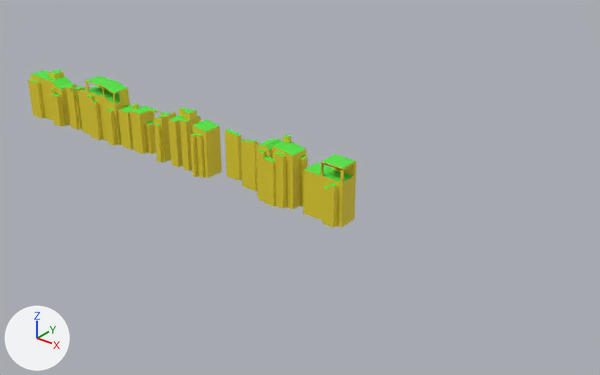
One commit to the FBX model Assets/Models/LevelModels/GameProjectMap1.fbx: the scene before it, then after it.
The view is the same before and after, from a camera (50 mm lens) standing at (331.0, -216.0, 142.0) and looking at (151.0, 9.0, 2.0). Lighting does not change. The marker at lower left points along +X, +Y and +Z. Where no turn or scale is listed for an object, it has been applied to the vertices.
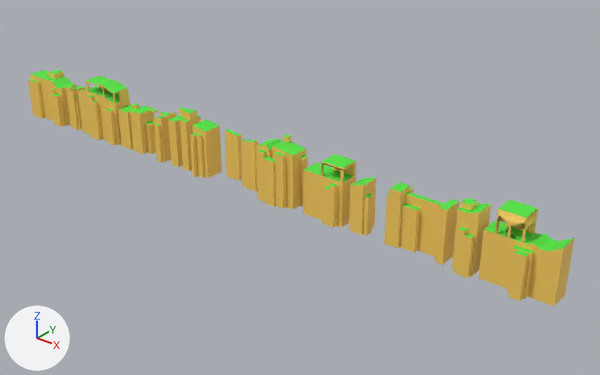
The change, as a list of edits to the scene's bpy script:
```text
Change mat_material:
    mat_material.base_color: (0.8, 0.654, 0.0249) -> (0.97, 0.63, 0.114)  # yellow #e7d32c -> yellow #fcd05f
Add me_cube_029:
    me_cube_029.from_pydata([(1.8, 4.0, 0.0), (1.8, -4.0, 0.0), (-1.2, -4.0, 0.0), (-1.2, 4.0, 0.0), (1.8, 4.0, 20.2), (1.8, -4.0, 20.2), (-1.2, -4.0, 20.2), (-1.2, 4.0, 20.2)], [], [(0, 1, 2, 3), (4, 7, 6, 5), (0, 4, 5, 1), (1, 5, 6, 2), (2, 6, 7, 3), (4, 0, 3, 7)])
    for i in [1]: me_cube_029.polygons[i].material_index = 1
    me_cube_029.materials.append(mat_material)  # yellow #fcd05f
    me_cube_029.materials.append(mat_material_001)  # green #54e740
Add me_cube_037:
    me_cube_037.from_pydata([(2.9, 1.0, 0.0), (2.9, -1.0, 0.0), (-0.7, -1.0, 0.0), (-0.7, 1.0, 0.0), (2.9, 1.0, 15.7), (2.9, -1.0, 15.7), (-0.7, -1.0, 15.7), (-0.7, 1.0, 15.7)], [], [(0, 1, 2, 3), (4, 7, 6, 5), (0, 4, 5, 1), (1, 5, 6, 2), (2, 6, 7, 3), (4, 0, 3, 7)])
    for i in [1]: me_cube_037.polygons[i].material_index = 1
    me_cube_037.materials.append(mat_material)  # yellow #fcd05f
    me_cube_037.materials.append(mat_material_001)  # green #54e740
Add me_cube_036:
    me_cube_036.from_pydata([(4.8, 1.0, 0.0), (4.8, -1.0, 0.0), (-1.2, -1.0, 0.0), (-1.2, 1.0, 0.0), (4.8, 1.0, 16.0), (4.8, -1.0, 16.0), (-1.2, -1.0, 16.0), (-1.2, 1.0, 16.0)], [], [(0, 1, 2, 3), (4, 7, 6, 5), (0, 4, 5, 1), (1, 5, 6, 2), (2, 6, 7, 3), (4, 0, 3, 7)])
    for i in [1]: me_cube_036.polygons[i].material_index = 1
    me_cube_036.materials.append(mat_material)  # yellow #fcd05f
    me_cube_036.materials.append(mat_material_001)  # green #54e740
Add me_cube_025:
    me_cube_025.from_pydata([(1.8, 4.0, 0.0), (1.8, -4.0, 0.0), (-2.7, -4.0, 0.0), (-2.7, 4.0, 0.0), (1.7, 4.0, 19.0), (1.7, -4.0, 19.0), (-2.6, -4.0, 17.6), (-2.6, 4.0, 17.6), (2.8, 4.0, 0.0), (2.8, -4.0, 0.0), (2.7, 4.0, 19.0), (2.7, -4.0, 19.0)], [], [(0, 1, 2, 3), (4, 7, 6, 5), (4, 5, 11, 10), (1, 5, 6, 2), (2, 6, 7, 3), (4, 0, 3, 7), (8, 10, 11, 9), (5, 1, 9, 11), (0, 4, 10, 8), (1, 0, 8, 9)])
    for i in [1, 2]: me_cube_025.polygons[i].material_index = 1
    me_cube_025.materials.append(mat_material)  # yellow #fcd05f
    me_cube_025.materials.append(mat_material_001)  # green #54e740
Add me_cube_028:
    me_cube_028.from_pydata([(11.7, 1.0, 0.0), (11.7, -1.0, 0.0), (-3.5, -1.0, 0.0), (-3.5, 1.0, 0.0), (11.7, 1.0, 19.5), (11.7, -1.0, 19.5), (-3.5, -1.0, 19.5), (-3.5, 1.0, 19.5)], [], [(0, 1, 2, 3), (4, 7, 6, 5), (0, 4, 5, 1), (1, 5, 6, 2), (2, 6, 7, 3), (4, 0, 3, 7)])
    for i in [1]: me_cube_028.polygons[i].material_index = 1
    me_cube_028.materials.append(mat_material)  # yellow #fcd05f
    me_cube_028.materials.append(mat_material_001)  # green #54e740
Add me_cube_035:
    me_cube_035.from_pydata([(-0.61, 1.46, 0.0), (1.14, 1.46, 0.0), (1.14, -1.79, 0.0), (-0.61, -1.79, 0.0), (-0.61, 1.46, 14.63), (1.14, 1.46, 14.63), (1.14, -1.79, 14.63), (-0.61, -1.79, 14.63)], [], [(0, 1, 2, 3), (4, 7, 6, 5), (0, 4, 5, 1), (1, 5, 6, 2), (2, 6, 7, 3), (4, 0, 3, 7)])
    for i in [1]: me_cube_035.polygons[i].material_index = 1
    me_cube_035.materials.append(mat_material)  # yellow #fcd05f
    me_cube_035.materials.append(mat_material_001)  # green #54e740
Add ob_cube_026:
    ob_cube_026 = bpy.data.objects.new('Cube.026', me_cube_027)  # 18 vertices, 15 faces; spans x -2.8..2.7, y -4.0..4.0, z 0.0..21.3; in mat_material (yellow #fcd05f), mat_material_001 (green #54e740)
    ob_cube_026.location = (201.3, 0.0, 0.0)
Add ob_cube_028:
    ob_cube_028 = bpy.data.objects.new('Cube.028', me_cube_029)
    ob_cube_028.location = (219.5, 0.0, 0.0)
Add ob_cube_035:
    ob_cube_035 = bpy.data.objects.new('Cube.035', me_cube_037)
    ob_cube_035.location = (247.4, -6.9, 0.0)
Add ob_cube_031:
    ob_cube_031 = bpy.data.objects.new('Cube.031', me_cube_032)  # 70 vertices, 71 faces; spans x 1.5..27.0, y -4.0..4.0, z 0.0..26.2; in mat_material (yellow #fcd05f), mat_material_001 (green #54e740)
    ob_cube_031.location = (232.8, 0.0, 0.0)
Add ob_cube_034:
    ob_cube_034 = bpy.data.objects.new('Cube.034', me_cube_036)
    ob_cube_034.location = (246.4, -5.0, 0.0)
Add ob_cube_025:
    ob_cube_025 = bpy.data.objects.new('Cube.025', me_cube_025)
    ob_cube_025.location = (186.3, 0.0, 0.0)
Add ob_cube_027:
    ob_cube_027 = bpy.data.objects.new('Cube.027', me_cube_028)
    ob_cube_027.location = (207.4, 0.0, 0.0)
Add ob_cube_030:
    ob_cube_030 = bpy.data.objects.new('Cube.030', me_cube_036.copy())
    ob_cube_030.location = (205.0, -1.8, 0.0)
Add ob_cube_032:
    ob_cube_032 = bpy.data.objects.new('Cube.032', me_cube_034)  # 14 vertices, 11 faces; spans x -1.5..3.4, y -1.0..0.9, z 0.0..16.2; in mat_material (yellow #fcd05f), mat_material_001 (green #54e740)
    ob_cube_032.location = (228.3, -5.0, 0.0)
Add ob_cube_033:
    ob_cube_033 = bpy.data.objects.new('Cube.033', me_cube_035)
    ob_cube_033.location = (189.6, -1.5, 0.0)
Add ob_cube_029:
    ob_cube_029 = bpy.data.objects.new('Cube.029', me_cube_030)  # 20 vertices, 16 faces; spans x -0.4..7.1, y -4.0..4.0, z 0.0..23.4; in mat_material (yellow #fcd05f), mat_material_001 (green #54e740)
    ob_cube_029.location = (225.2, 0.0, 0.0)
```

Location of each change, [x1, y1, x2, y2] in pixels of the pictures (600 x 375 px):
'Cube.031', added
    after: [478, 200, 574, 306]
'Cube.021', recoloured
    both: [303, 160, 356, 228]
'Cube', recoloured
    both: [28, 70, 76, 127]
'Cube.003', recoloured
    both: [78, 79, 130, 145]
'Cube.022', recoloured
    both: [257, 150, 286, 209]
'Cube.029', added
    after: [452, 198, 491, 276]
'Cube.027', added (yellow)
    after: [405, 192, 445, 257]
'Cube.009', recoloured
    both: [130, 107, 176, 162]
'Cube.020', recoloured
    both: [272, 134, 306, 209]
'Cube.028', added
    after: [435, 199, 460, 265]
'Cube.013', recoloured
    both: [192, 121, 222, 178]
'Cube.026', added (yellow)
    after: [384, 182, 413, 248]
'Cube.025', added (yellow)
    after: [349, 177, 376, 235]
'Cube.030', added (yellow)
    after: [399, 203, 420, 252]
'Cube.032', added (yellow)
    after: [454, 227, 475, 278]
'Cube.015', recoloured
    both: [241, 139, 258, 191]
'Cube.014', recoloured
    both: [225, 129, 242, 181]
'Cube.012', recoloured
    both: [180, 109, 201, 171]
'Cube.035', added (yellow)
    after: [509, 250, 528, 301]
'Cube.011', recoloured
    both: [168, 107, 187, 167]
'Cube.024', recoloured
    both: [323, 183, 338, 228]
'Cube.018', recoloured
    both: [190, 133, 205, 178]
'Cube.005', recoloured
    both: [86, 95, 102, 140]
'Cube.001', recoloured
    both: [118, 105, 134, 150]
'Cube.034', added
    after: [507, 245, 534, 299]
'Cube.002', recoloured
    both: [66, 85, 87, 130]
'Cube.033', added
    after: [363, 194, 373, 236]
'Cube.006', recoloured
    both: [105, 109, 117, 146]
'Cube.016', recoloured
    both: [145, 121, 156, 154]
'Cube.019', recoloured
    both: [256, 143, 275, 197]
'Cube.017', recoloured
    both: [154, 123, 163, 163]
'Cube.023', recoloured
    both: [300, 155, 308, 207]
'Cube.007', recoloured
    both: [75, 96, 82, 130]
'Cube.010', recoloured
    both: [132, 103, 139, 110]
